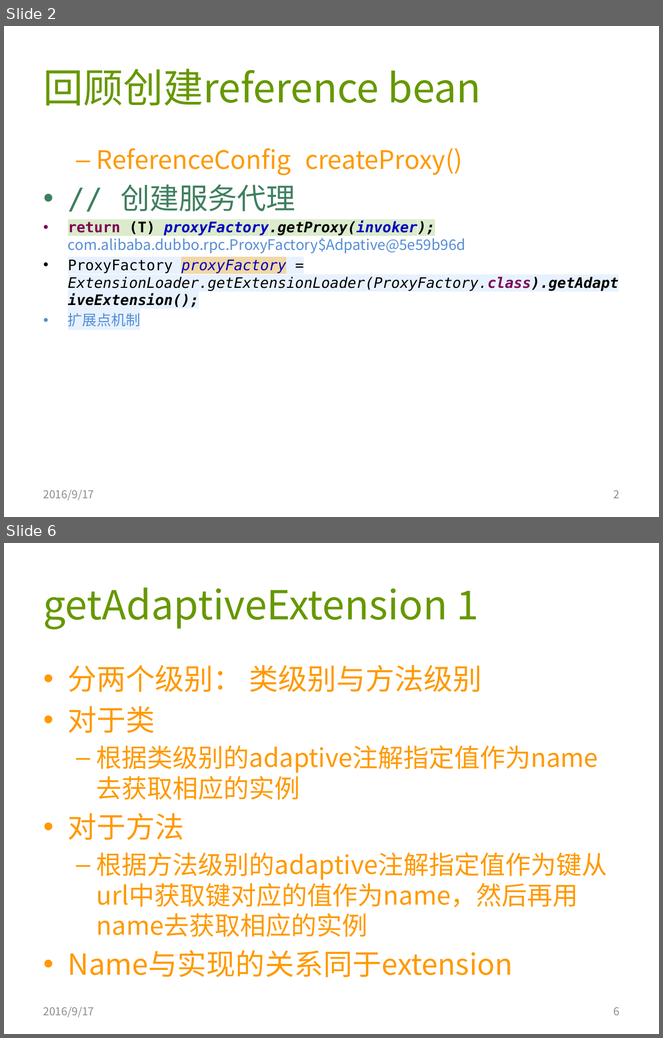
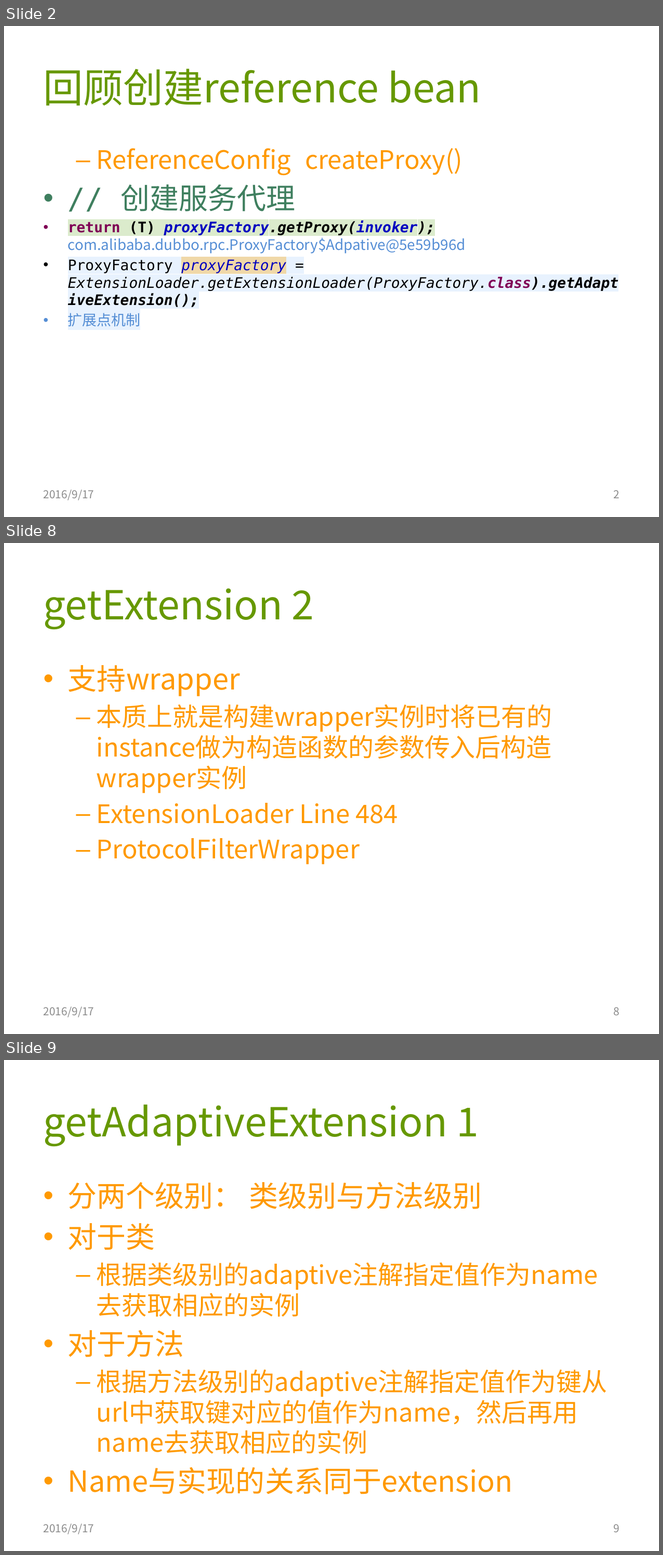
Before and after one commit to AmarRocks/demo, a slide deck: 04.dubbo_demo/document/dubbo源码分析3-扩展点.pptx. Shown one above the other, each under a label of ours: slides 2 and 6 before the commit, slides 2, 8 and 9 after it; the slides between them are not shown. The pictures are 663x1038 and 663x1555 pixels, drawn with LibreOffice and Linux fonts; fonts in the diff are those of the drawing. Boxes give left, top, right and bottom in pixels: in the first picture for what was removed or moved away, otherwise in the second. Text is boxed around its words. In the diff, an @@ line names an element or a change of style, - is before the commit and + after.

```diff
--- a/04.dubbo_demo/document/dubbo源码分析3-扩展点.pptx
+++ b/04.dubbo_demo/document/dubbo源码分析3-扩展点.pptx
@@ slide 8 added at [4, 543, 659, 1034], background #FFFFFF @@
@@ title added at [44, 588, 314, 629], 44 pt, text #669800 @@
+getExtension 2
@@ text added at [68, 665, 552, 865], 28 pt, text #FF9900 @@
+• 支持wrapper
+  – 本质上就是构建wrapper实例时将已有的instance做为构造函数的参数传入后构造wrapper实例
+  – ExtensionLoader Line 484
+  – ProtocolFilterWrapper
@@ text added at [44, 1007, 94, 1018], 12 pt, text #8C8C8C @@
+2016/9/17
@@ page number added at [614, 1007, 620, 1016], 12 pt, text #8C8C8C @@
+8
@@ what was slide 6 is now slide 9 @@
@@ page number at [614, 1524, 620, 1533]: text changed @@
-6
+9
```
Also in this commit, not shown: 3 slides changed, 3 other slides added, 3 other files.
